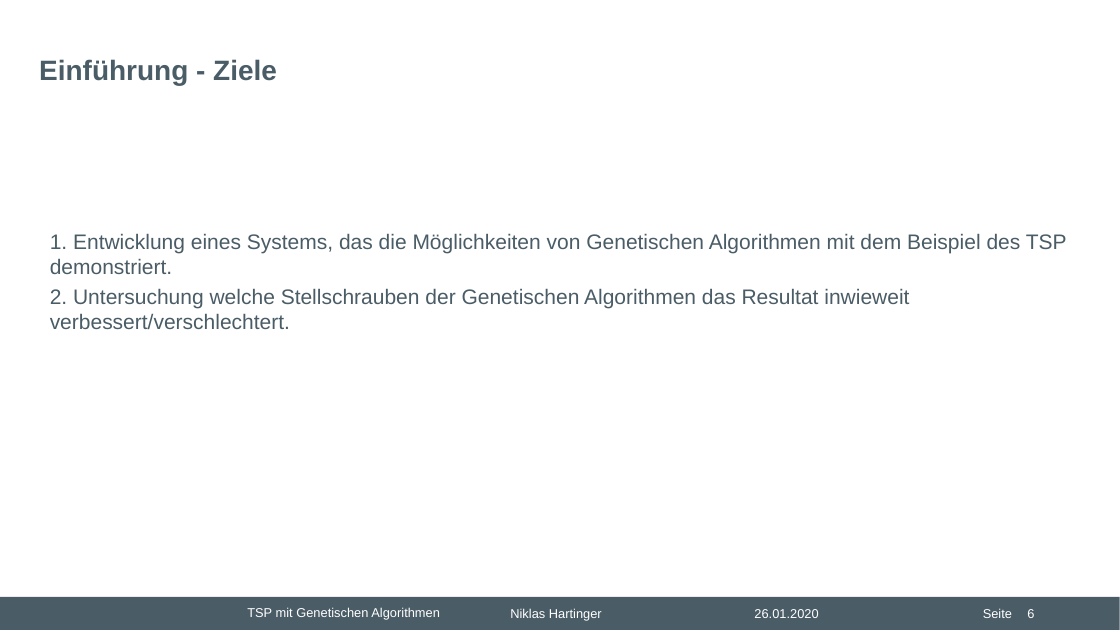
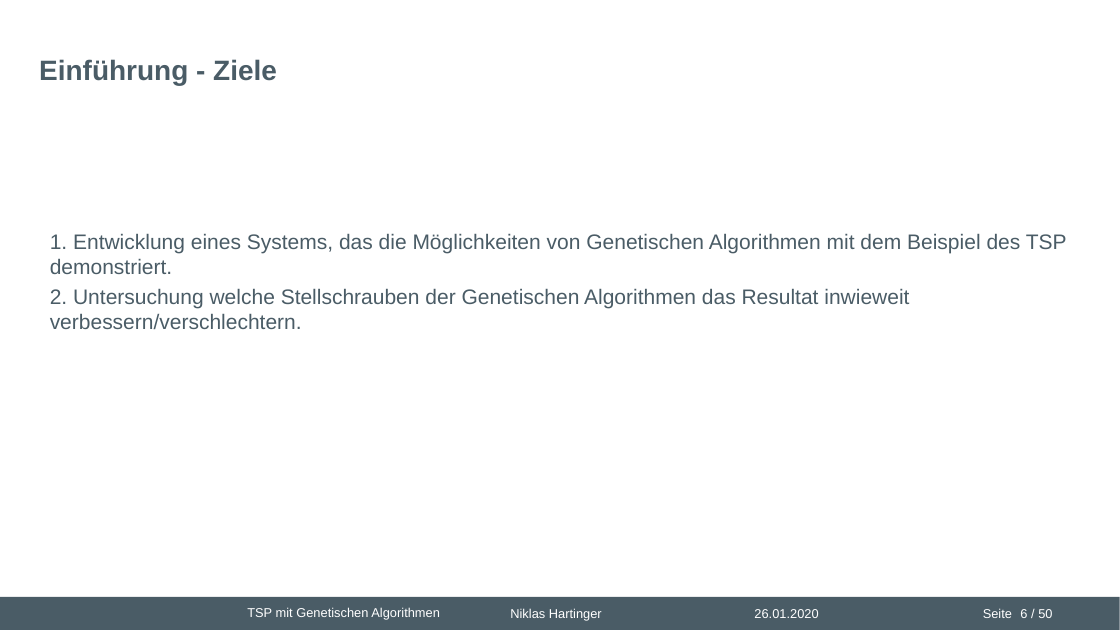
Before and after one commit to nhrt/Genetic-Algorithms, a slide deck: slide 6 of Projektvortrag/Präsentation Projektvortrag.pptx. Drawn at 1120x630 pixels with LibreOffice and Linux fonts; fonts in the diff are those of the drawing; background and template pictures are left out. Boxes give left, top, right and bottom in pixels: in the first picture for what was removed or moved away, otherwise in the second. Text is boxed around its words. In the diff, an @@ line names an element or a change of style, - is before the commit and + after.

```diff
--- a/Projektvortrag/Präsentation Projektvortrag.pptx
+++ b/Projektvortrag/Präsentation Projektvortrag.pptx
@@ text at (50,289,909,329): text changed @@
-2. Untersuchung welche Stellschrauben der Genetischen Algorithmen das Resultat inwieweit verbessert/verschlechtert.
+2. Untersuchung welche Stellschrauben der Genetischen Algorithmen das Resultat inwieweit verbessern/verschlechtern.
@@ page number at (1020,609,1052,618): text changed @@
-6
+6 / 50
```
Also in this commit, not shown: 33 other slides changed, 1 slide added, 1 other file.
